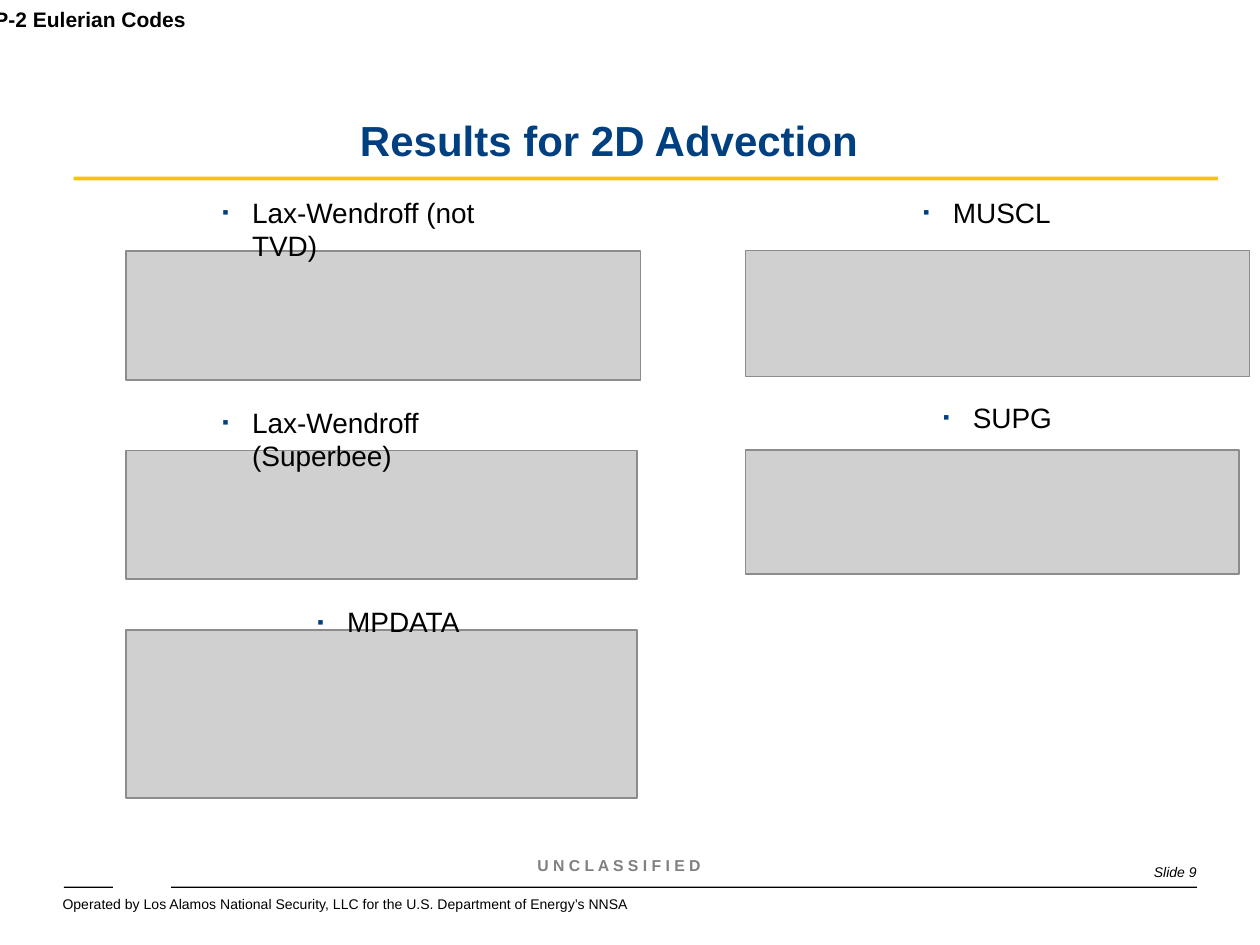
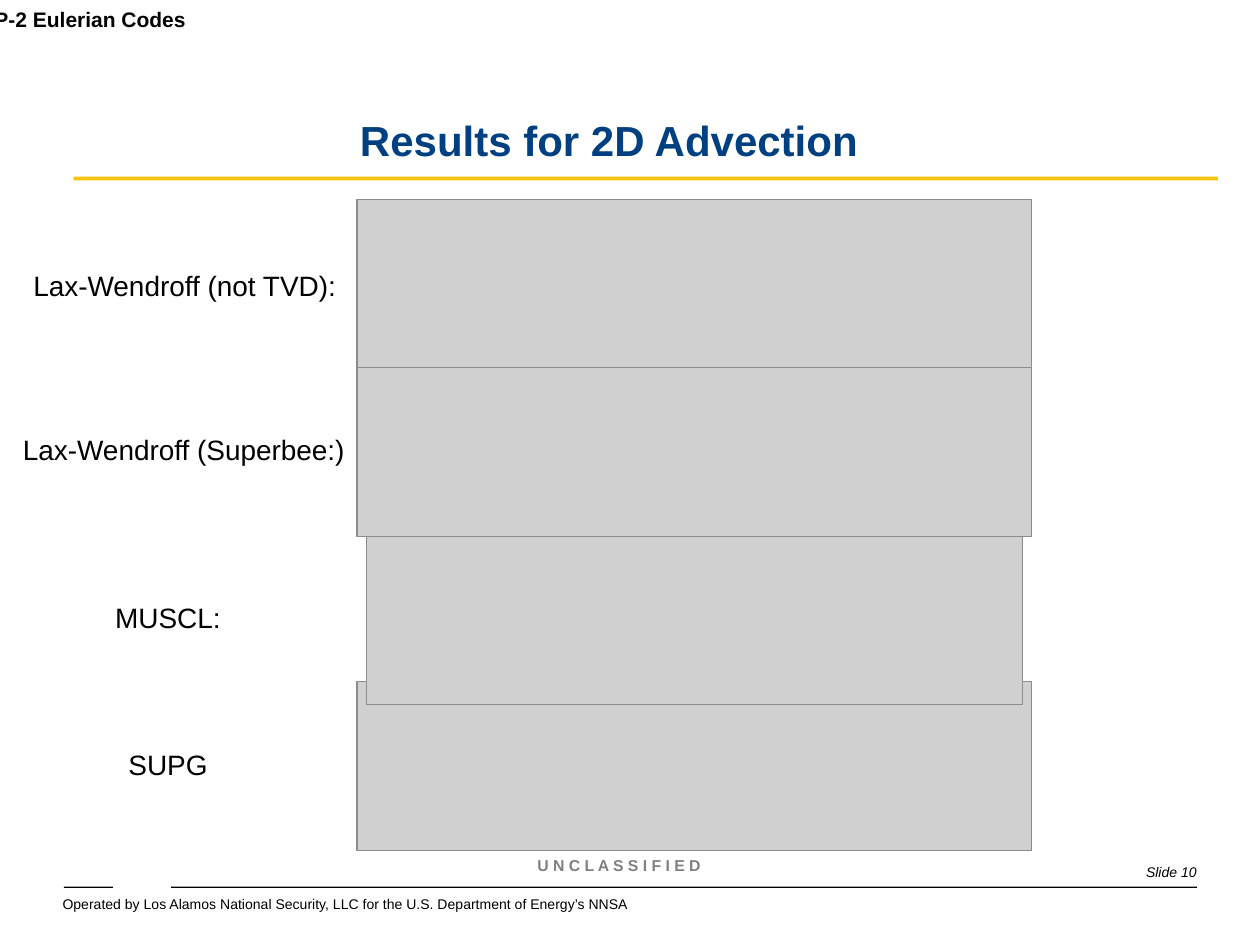
Before and after one commit to wmatern/summer_LANL, a slide deck: slide 10 of Final Research Presentation/Final_Research_Presentation.ppt (slide 9 before the commit). Drawn at 1260x945 pixels with LibreOffice and Linux fonts; fonts in the diff are those of the drawing; grey boxes stand for pictures; background and template pictures are left out. Boxes give left, top, right and bottom in pixels: in the first picture for what was removed or moved away, otherwise in the second. Text is boxed around its words. In the diff, an @@ line names an element or a change of style, - is before the commit and + after.

```diff
--- a/Final Research Presentation/Final_Research_Presentation.ppt
+++ b/Final Research Presentation/Final_Research_Presentation.ppt
@@ picture: place and size @@
-picture at bbox=[126, 451, 638, 580]
+picture at bbox=[357, 200, 1032, 369]
@@ text at bbox=[33, 275, 336, 302]: text changed @@
-▪ Lax-Wendroff (not TVD)
+Lax-Wendroff (not TVD):
@@ picture: place and size @@
-picture at bbox=[746, 251, 1250, 377]
+picture at bbox=[357, 368, 1032, 537]
@@ text at bbox=[23, 439, 344, 465]: text changed @@
-▪ Lax-Wendroff (Superbee)
+Lax-Wendroff (Superbee:)
@@ picture: place and size @@
-picture at bbox=[746, 450, 1240, 573]
+picture at bbox=[367, 536, 1023, 704]
@@ text at bbox=[115, 608, 220, 629]: text changed @@
-▪ MUSCL
+MUSCL:
@@ text removed at bbox=[347, 611, 459, 632] @@
-▪ MPDATA
@@ picture removed at bbox=[126, 630, 638, 798] @@
@@ picture: place and size @@
-picture at bbox=[126, 251, 640, 379]
+picture at bbox=[357, 682, 1032, 850]
@@ text "SUPG": place and size @@
-text "SUPG" at bbox=[973, 408, 1052, 429]
+text "SUPG" at bbox=[128, 755, 207, 776]
@@ text "SUPG" at bbox=[128, 755, 207, 776]: bullet ▪ to none @@
@@ page number at bbox=[1146, 867, 1197, 877]: text changed @@
-Slide 9
+Slide 10
```
Also in this commit, not shown: 7 other slides changed, 3 slides added, 11 other files.
